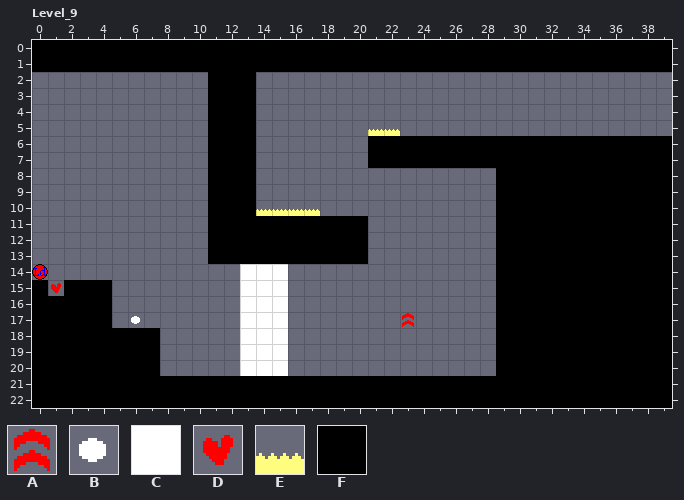
Two states of a LDtk project, Assets/Game/World/Levels.ldtk. The picture above is the old version.
Cells are 16x16 px. Shown: Level_9 x 0..39, y 0..22. The commit also changed other parts of the map, which this record leaves out.
Key: from "Entities": A 1, B 3, C 5, D 6, E 14; from "Ground": F 0.
_ is an empty cell.
Layer "Ground" before, first column x 0:
 0 FFFFFFFFFFFFFFFFFFFFFFFFFFFFFFFFFFFFFFFF
 1 FFFFFFFFFFFFFFFFFFFFFFFFFFFFFFFFFFFFFFFF
 2 ___________FFF__________________________
 3 ___________FFF__________________________
 4 ___________FFF__________________________
 5 ___________FFF__________________________
 6 ___________FFF_______FFFFFFFFFFFFFFFFFFF
 7 ___________FFF_______FFFFFFFFFFFFFFFFFFF
 8 ___________FFF_______________FFFFFFFFFFF
 9 ___________FFF_______________FFFFFFFFFFF
10 ___________FFF_______________FFFFFFFFFFF
11 ___________FFFFFFFFFF________FFFFFFFFFFF
12 ___________FFFFFFFFFF________FFFFFFFFFFF
13 ___________FFFFFFFFFF________FFFFFFFFFFF
14 _____________________________FFFFFFFFFFF
15 F_FFF________________________FFFFFFFFFFF
16 FFFFF________________________FFFFFFFFFFF
17 FFFFF________________________FFFFFFFFFFF
18 FFFFFFFF_____________________FFFFFFFFFFF
19 FFFFFFFF_____________________FFFFFFFFFFF
20 FFFFFFFF_____________________FFFFFFFFFFF
21 FFFFFFFFFFFFFFFFFFFFFFFFFFFFFFFFFFFFFFFF
22 FFFFFFFFFFFFFFFFFFFFFFFFFFFFFFFFFFFFFFFF
Layer "Entities" before, first column x 0:
 0 ________________________________________
 1 ________________________________________
 2 ________________________________________
 3 ________________________________________
 4 ________________________________________
 5 _____________________EE_________________
 6 ________________________________________
 7 ________________________________________
 8 ________________________________________
 9 ________________________________________
10 ______________EEEE______________________
11 ________________________________________
12 ________________________________________
13 ________________________________________
14 _____________CCC________________________
15 _D___________CCC________________________
16 _____________CCC________________________
17 ______B______CCC_______A________________
18 _____________CCC________________________
19 _____________CCC________________________
20 _____________CCC________________________
21 ________________________________________
22 ________________________________________
The result:
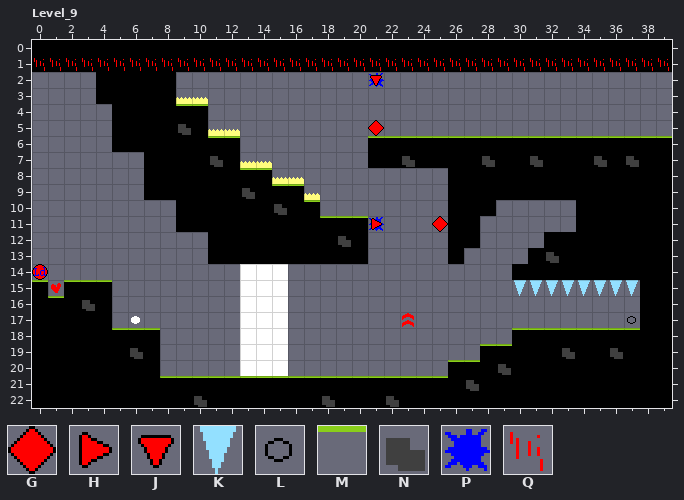
Further tiles: from "Controls": G 1, H 5, J 6; from "Entities": K 18, L 20, M 28, N 34, P 50, Q 52.
Edits made:
Changed rows in their new state; . is an unchanged cell.
Layer "Ground":
first column x 4:
 2 FFFFF..___........................
 3 FFFFF..___........................
 4 .FFFFFF___........................
 5 .FFFFFF___........................
 6 .FFFFFF.._........................
 7 ...FFFF.._........................
 8 ...FFFF...F...........FFF.........
 9 ...FFFF...FFF.........FFF.........
10 .....FF...FFFF........FFF_____....
11 .....FF...............FF._____....
12 ......................FF.___......
13 ......................F..__.......
14 ........................._........
15 ........................._________
16 ........................._________
17 ........................._________
18 ........................._........
19 ........................F.........
20 ......................FFF.........
Layer "Entities":
first column x 0:
 1 QQQQQQQQQQQQQQQQQQQQQQQQQQQQQQQQQQQQQQQQ
 2 .....................P..................
 3 .........EE.............................
 4 .........MM.............................
 5 .........N.EE........__.................
 6 ...........MM........MMMMMMMMMMMMMMMMMMM
 7 ...........N.EE........N....N..N...N.N..
 8 .............MMEE.......................
 9 .............N.MME......................
10 .............._N_M......................
11 ..................MMMP..................
12 ...................N....................
13 ................................N.......
15 M.MMM.........................KKKKKKKK..
16 .M.N....................................
17 .....................................L..
18 .....MMM......................MMMMMMMM..
19 ......N.....................MM...N..N...
20 ..........................MM.N..........
21 ........MMMMMMMMMMMMMMMMMM.N............
22 ..........N.......N...N.................
Layer "Controls":
first column x 21:
 2 J
 5 G
first column x 21:
11 H...G
